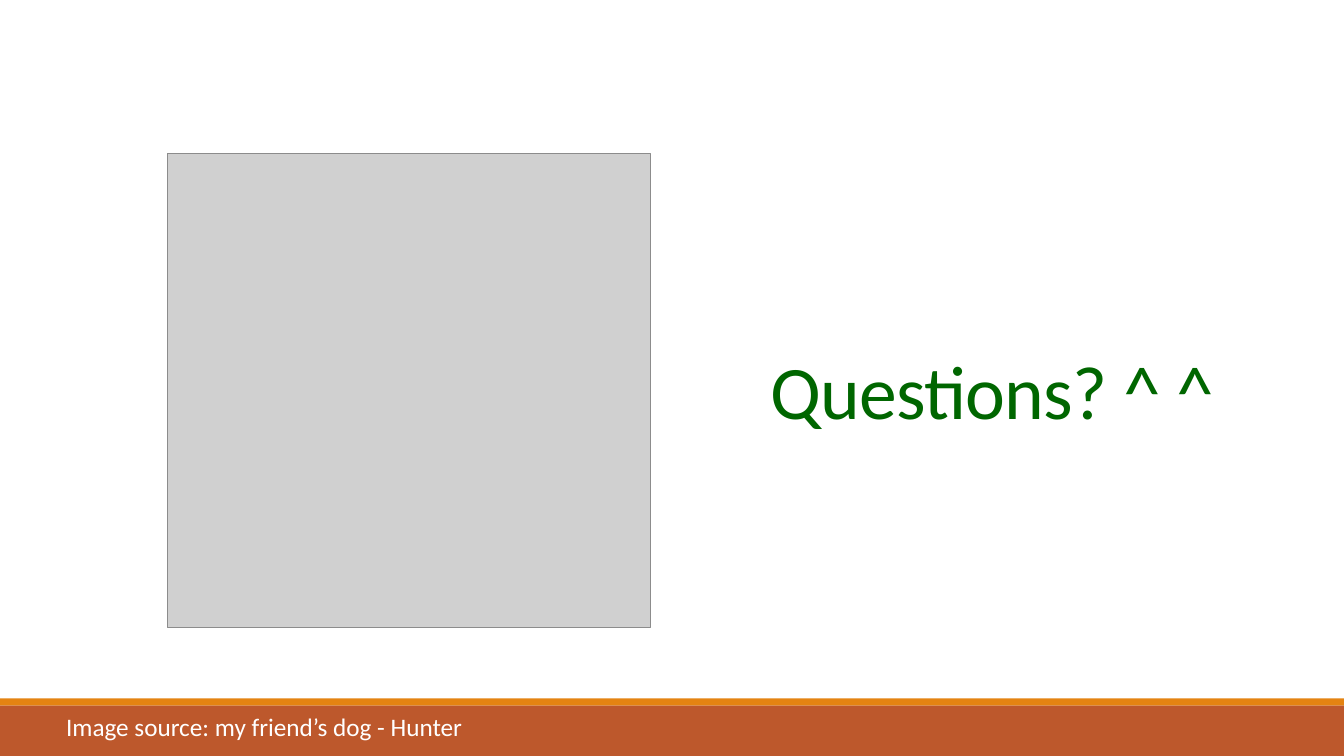
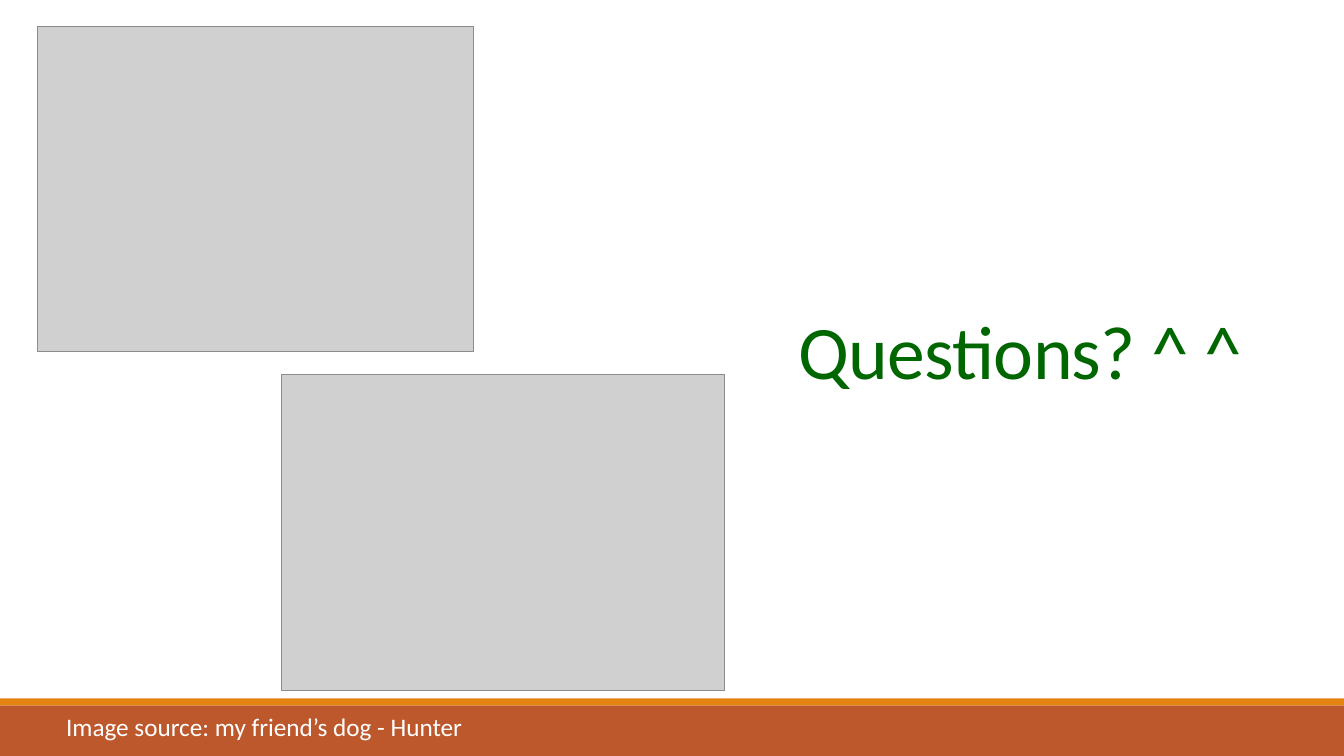
Before and after one commit to EllieChen-Git/EllieChen.github.io, a slide deck: slide 10 of ppt/Portfolio Website - Ellie Chen.pptx. Drawn at 1344x756 pixels with LibreOffice and Linux fonts; fonts in the diff are those of the drawing; grey boxes stand for pictures. Boxes give left, top, right and bottom in pixels: in the first picture for what was removed or moved away, otherwise in the second. Text is boxed around its words. In the diff, an @@ line names an element or a change of style, - is before the commit and + after.

```diff
--- a/ppt/Portfolio Website - Ellie Chen.pptx
+++ b/ppt/Portfolio Website - Ellie Chen.pptx
@@ picture added at box(38, 27, 474, 352) @@
@@ picture removed at box(167, 153, 650, 628) @@
@@ title "Questions? ^ ^": place and size @@
-title "Questions? ^ ^" at box(771, 366, 1108, 429)
+title "Questions? ^ ^" at box(799, 326, 1136, 389)
@@ picture added at box(281, 374, 725, 691) @@
```
Also in this commit, not shown: 3 other slides changed.
